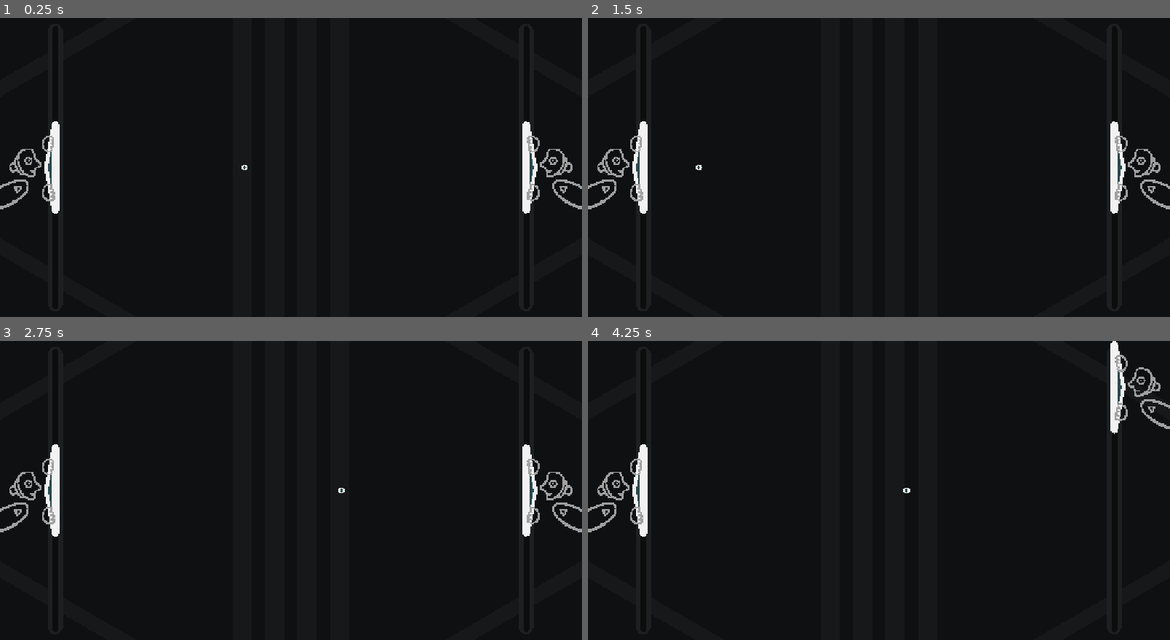
Above: before the commit, frames 1-4 (two rows, left to right).
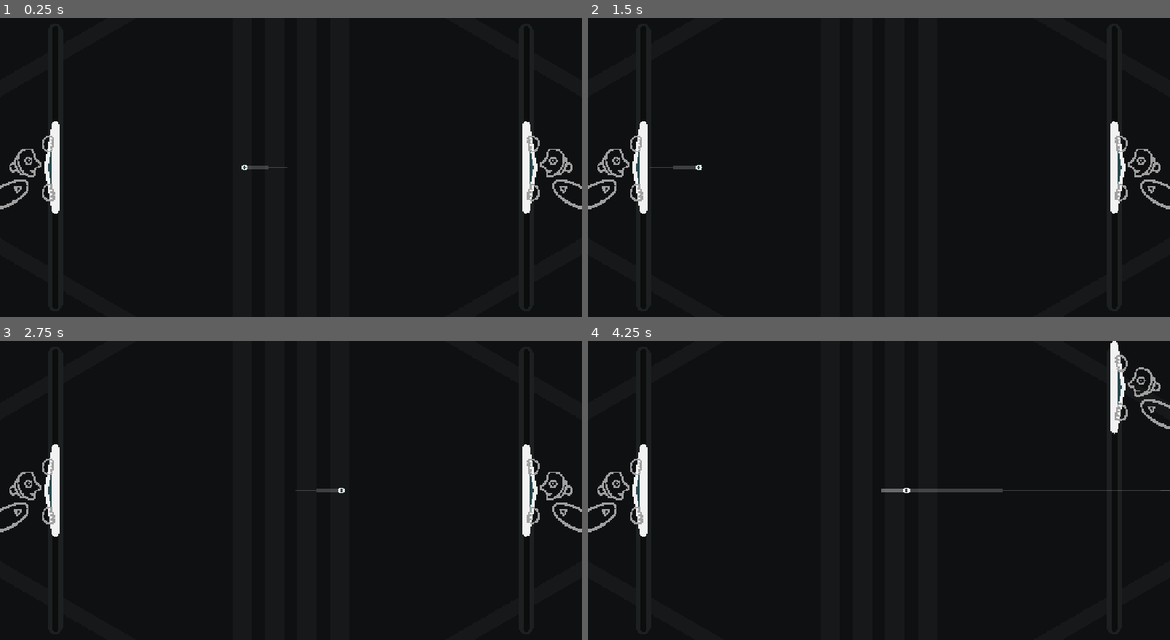
Above: after the commit, the same moments.

Repository: pixerhp/Pixers-Pong
Game: Godot game, scene res://scenes/topscenes/gameplay_topscene.tscn
Same seed, same stepped clock (60 frames per second), same inputs: the game is played once before the commit and once after it.
Inputs (mouse positions are in pixels of both pictures, inside the frame that each line leads up to):
- Up to frame 1 (0.25 s): no input
- Up to frame 2 (1.5 s): move the mouse to (1007, 152) at 0.52 s; hold Right (plr2_bump_right) 0.53-1.28 s; click (1007, 152) at 0.67 s; move the mouse to (762, 182) at 1.27 s; hold A (plr1_bump_left) from 1.28 s (still down)
- Up to frame 3 (2.75 s): move the mouse to (349, 424) at 2.02 s; release A (plr1_bump_left) at 2.03 s; hold Right (plr2_bump_right) from 2.03 s (still down)
- Up to frame 4 (4.25 s): move the mouse to (849, 550) at 2.77 s; release Right (plr2_bump_right) at 2.78 s; hold Up (plr2_up) 2.78-3.53 s; click (849, 550) at 2.92 s; move the mouse to (1053, 535) at 3.52 s; hold A (plr1_bump_left) from 3.53 s (still down)

The runs differ from the first frame. In frame 1, less than 0.1% of the frame differs, in the area x 42-50%, y 49-51%; in frame 2, less than 0.1%; in frame 3, less than 0.1%; in frame 4, 0.3%, in the area x 50-100%, y 49-51%.

Commit message:
Fix ball trail

Diff:
--- a/scripts/gameplay_script.gd
+++ b/scripts/gameplay_script.gd
@@ -37,8 +37,8 @@
 	check_do_paddle_ai()
 	handle_paddle_controls(false, delta)
 	handle_paddle_controls(true, delta)
-	handle_ball_movement_and_trail(delta)
-	#handle_ball_trail()
+	handle_ball_collision_movement(delta)
+	update_ball_trail()
 	handle_paddle_knockback_anim(false)
 	handle_paddle_knockback_anim(true)
 
@@ -139,7 +139,7 @@
 var balltrail_positions: PackedVector2Array = []
 var balltrail_times: PackedInt64Array = []
 
-func handle_ball_movement_and_trail(delta: float):
+func handle_ball_collision_movement(delta: float):
 	var ball_curr_position: Vector2 = Vector2()
 	var ball_new_position: Vector2 = %Ball.position
 	var ball_velocity: Vector2 = %Ball.get_meta("velocity")
@@ -212,7 +212,7 @@
 
 	%Ball.set_meta("velocity", ball_velocity)
 
-func handle_ball_trail():
+func update_ball_trail():
 	# Remove outdated trail data:
 	var deletion_up_bound: int = -1
 	for i in range(balltrail_times.size()):
@@ -224,14 +224,10 @@
 		balltrail_positions = balltrail_positions.slice(deletion_up_bound + 1)
 		balltrail_times = balltrail_times.slice(deletion_up_bound + 1)
 
-	# Add new trail data:
-	balltrail_positions.append(%Ball.position)
-	balltrail_times.append(Time.get_ticks_msec())
-
-	# Update trail Line2D node's internal array.
+	# Update ball-trail node's internal array.
 	%BallTrail.points = balltrail_positions
 
-
+# !!! OLD FUNCTIONS DELETE LATER, currently kept for use as reference:
 func _on_left_paddle_collider_area_entered(_area):
 	pass
 	#if ball_velocity.x < 0.0:
@@ -243,7 +239,6 @@
 		#ball_velocity *= ((ball_velocity.length() + BALL_PADHIT_SPEEDUP) / ball_velocity.length())
 		#if ball_velocity.length() > BALL_MAX_SPEED:
 			#ball_velocity = ball_velocity.normalized() * BALL_MAX_SPEED
-
 func _on_right_paddle_collider_area_entered(_area):
 	pass
 	#if ball_velocity.x > 0.0:
